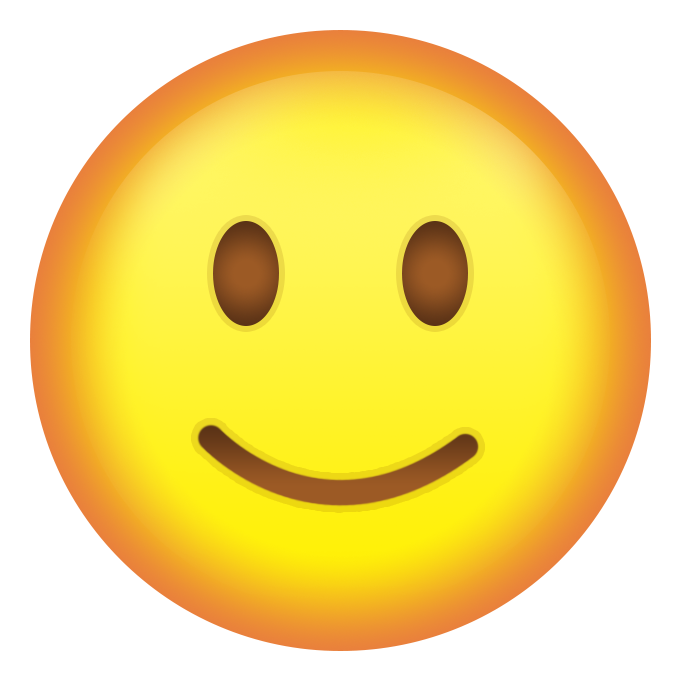
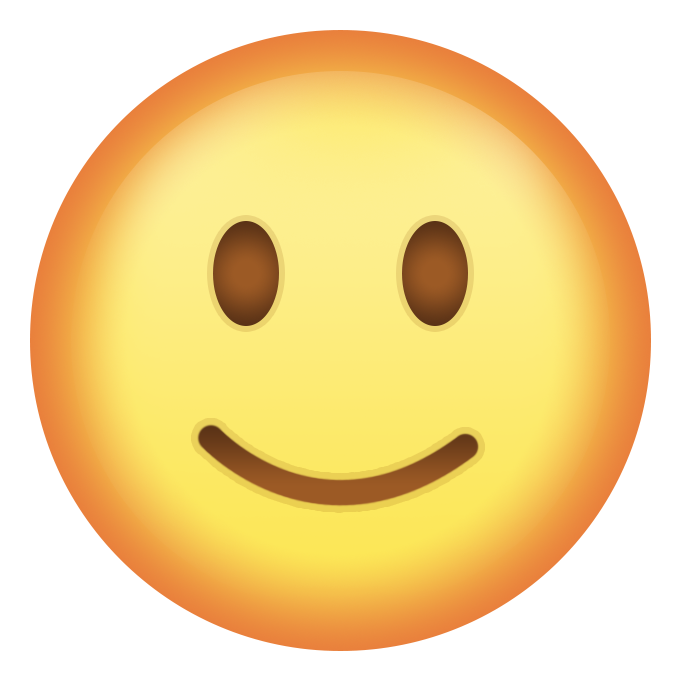
Before/after of a 680px x 680px layered artwork. What changed in the layer stack:
painted on "Ellipse 2 Kopie" over (402, 222, 468, 325)
painted on "Ellipse 2" over (213, 222, 279, 325)
painted on "Ellipse 1 Kopie" over (72, 72, 610, 606)
painted on "Ellipse 1 Kopie 2" over (34, 34, 647, 647)
